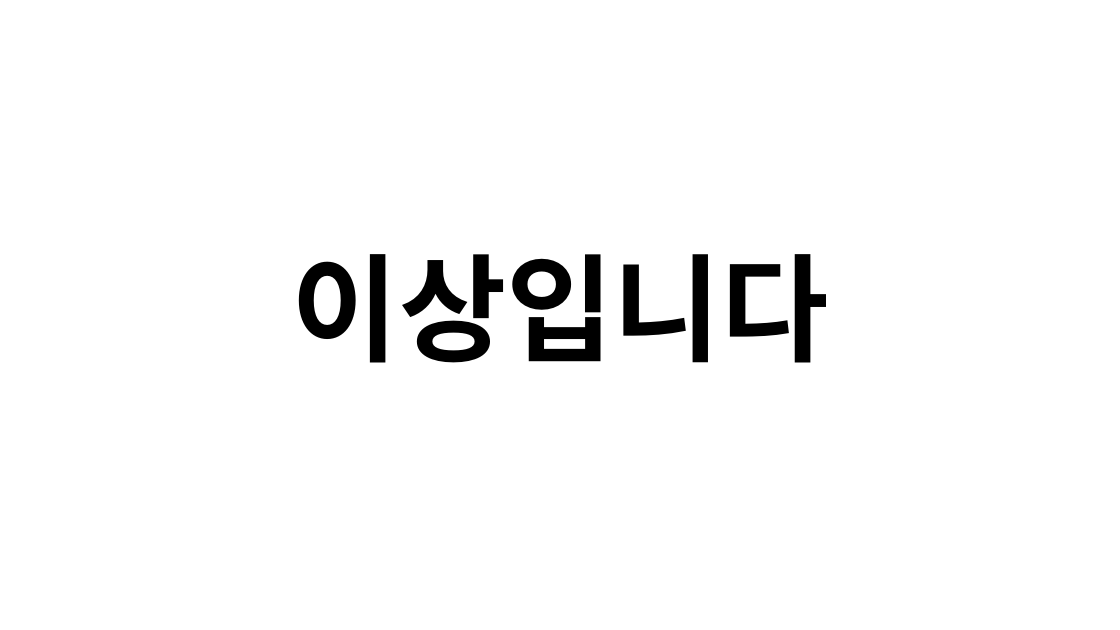
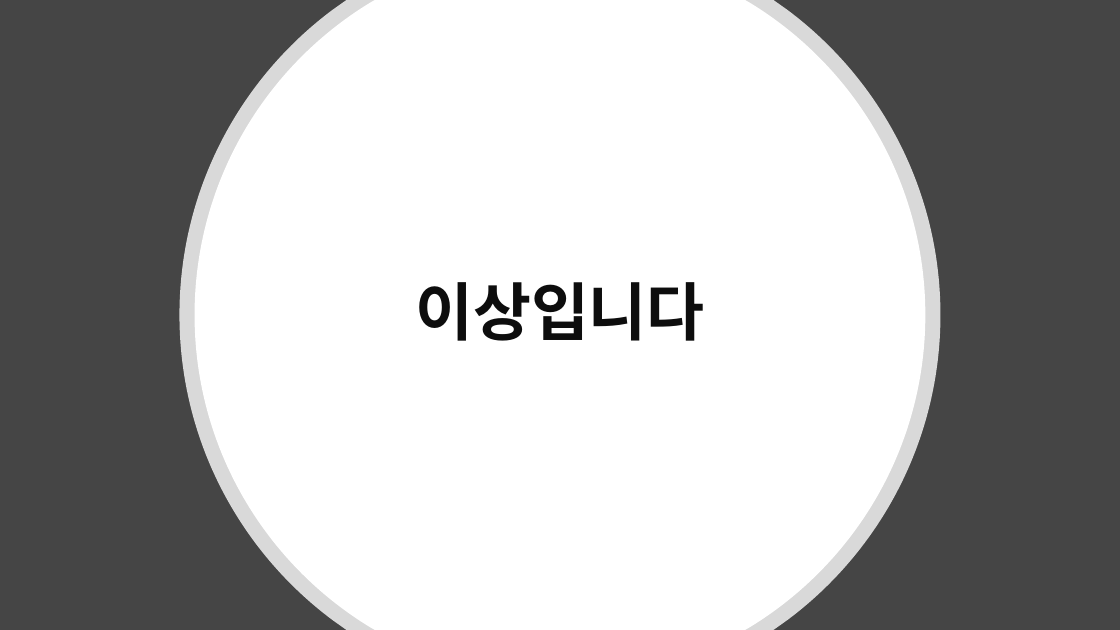
Before and after one commit to blackfourteen2014/Project-System-Process, a slide deck: slide 44 of 업무관리시스템 최종본(색 수정 및 ERD 추가).pptx. Drawn at 1120x630 pixels with LibreOffice and Linux fonts; fonts in the diff are those of the drawing. Boxes give left, top, right and bottom in pixels: in the first picture for what was removed or moved away, otherwise in the second. Text is boxed around its words. In the diff, an @@ line names an element or a change of style, - is before the commit and + after.

```diff
--- a/업무관리시스템 최종본(색 수정 및 ERD 추가).pptx
+++ b/업무관리시스템 최종본(색 수정 및 ERD 추가).pptx
@@ background #FFFFFF to #454545 @@
@@ freeform shape added at (x1=180, y1=0, x2=941, y2=630), fill #FFFFFF at 80% opacity @@
@@ freeform shape added at (x1=195, y1=0, x2=926, y2=630), fill #FFFFFF @@
@@ title "이상입니다" moved from (x1=292, y1=254, x2=829, y2=363) to (x1=415, y1=282, x2=705, y2=341) @@
@@ title "이상입니다" at (x1=415, y1=282, x2=705, y2=341): size 100 to 54 pt, text colour #000000 to #0D0D0D @@
```
Also in this commit, not shown: 6 other slides changed, 2 slides added, 2 slides removed.
